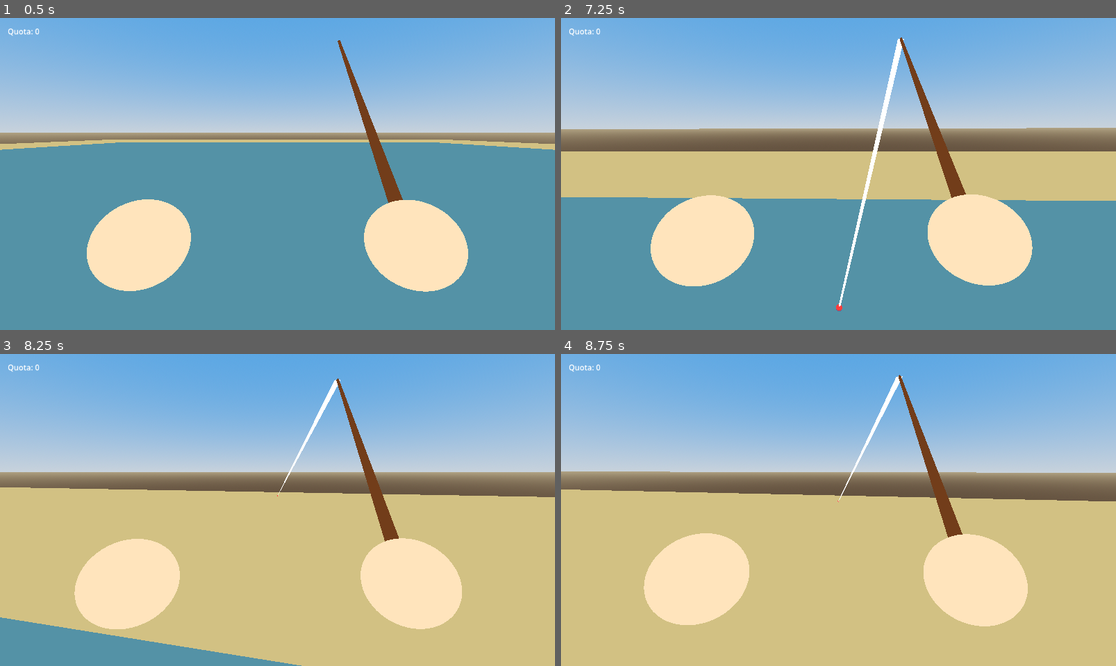
Above: before the commit, frames 1-4 (two rows, left to right).
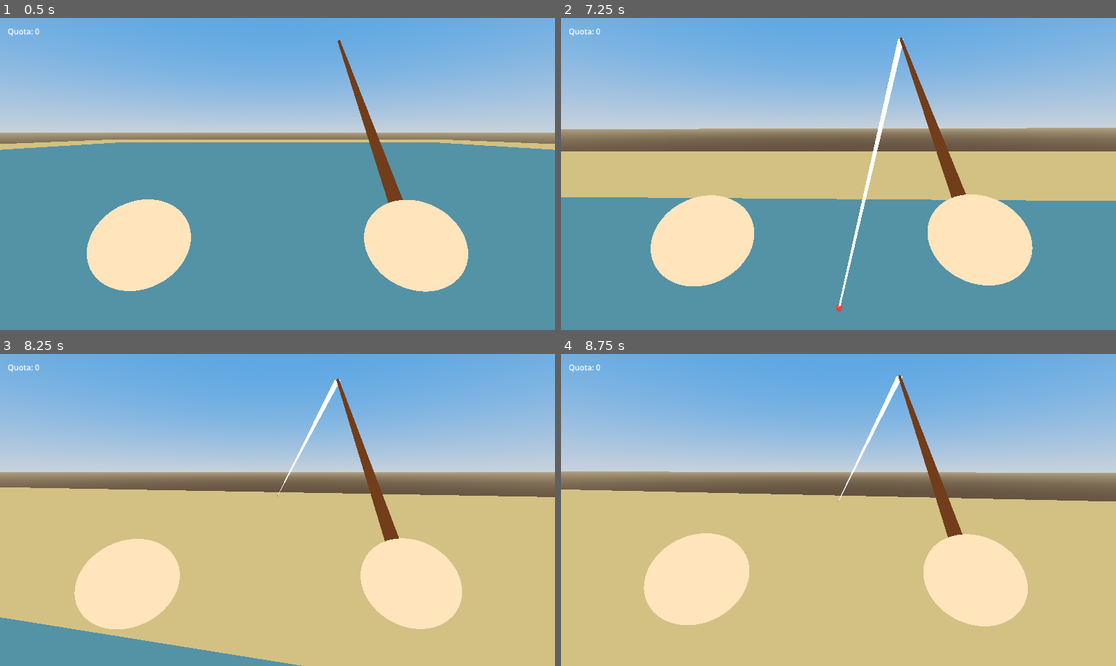
Above: after the commit, the same moments.

Repository: ImDarkly/loki
Game: Godot game, scene res://scenes/main.tscn
Same seed, same stepped clock (60 frames per second), same inputs: the game is played once before the commit and once after it.
Inputs (mouse positions are in pixels of both pictures, inside the frame that each line leads up to):
- Up to frame 1 (0.5 s): no input
- Up to frame 2 (7.25 s): tap Enter at 0.5 s; move the mouse to (832, 180) at 0.52 s; press the mouse at (832, 180) at 0.53 s; hold W (move_forward) 0.53-2.78 s; tap Space (jump) at 0.77, 1.52, 3.02, 3.77, 4.52, 6.02, 6.77 s; move the mouse to (877, 177) at 1.27 s; release the mouse at (877, 177) at 1.28 s; click (877, 177) at 1.35 s; move the mouse to (794, 170) at 2.02 s; press the mouse at (794, 170) at 2.03 s; move the mouse to (844, 174) at 2.77 s; release the mouse at (844, 174) at 2.78 s; hold A (move_left) 2.78-3.53 s; click (844, 174) at 2.85 s; move the mouse to (816, 167) at 3.52 s; press the mouse at (816, 167) at 3.53 s; hold W (move_forward) 3.53-5.78 s; move the mouse to (866, 174) at 4.27 s; release the mouse at (866, 174) at 4.28 s; click (866, 174) at 4.35 s; move the mouse to (810, 174) at 5.02 s; press the mouse at (810, 174) at 5.03 s; move the mouse to (849, 167) at 5.77 s; release the mouse at (849, 167) at 5.78 s; hold D (move_right) 5.78-6.53 s; click (849, 167) at 5.85 s; move the mouse to (832, 180) at 6.52 s; press the mouse at (832, 180) at 6.53 s; hold W (move_forward) from 6.53 s (still down)
- Up to frame 3 (8.25 s): keep holding W (move_forward); move the mouse to (316, 513) at 7.27 s; release the mouse at (316, 513) at 7.28 s; click (316, 513) at 7.35 s; tap Space (jump) at 7.52 s; move the mouse to (233, 506) at 8.02 s; press the mouse at (233, 506) at 8.03 s
- Up to frame 4 (8.75 s): keep holding W (move_forward)

Frame 1 is identical in both runs. In frame 2, less than 0.1% of the frame differs, in the area x 49-62%, y 6-93%; in frame 3, less than 0.1%; in frame 4, less than 0.1%.

Commit message:
Fix BITE timeout race condition and ribbon collapse on X-axis casts

Diff:
--- a/systems/fishing/fishing_mechanic.gd
+++ b/systems/fishing/fishing_mechanic.gd
@@ -133,6 +133,7 @@
 					current_state = State.IDLE
 					$FishManager.cleanup()
 					reel_failure.emit()
+					return
 
 				if Input.is_action_just_pressed("reel"):
 					_enter_reeling()
@@ -297,7 +298,11 @@
 	st.begin(Mesh.PRIMITIVE_TRIANGLE_STRIP)
 
 	var line_width: float = 0.025
-	var half_w := Vector3.RIGHT * line_width * 0.5
+	var dir := (end - start).normalized()
+	var right := dir.cross(Vector3.UP).normalized()
+	if right.length_squared() < 0.001:
+		right = Vector3.RIGHT
+	var half_w := right * line_width * 0.5
 
 	for i in range(LINE_SEGMENTS + 1):
 		var t := float(i) / float(LINE_SEGMENTS)
